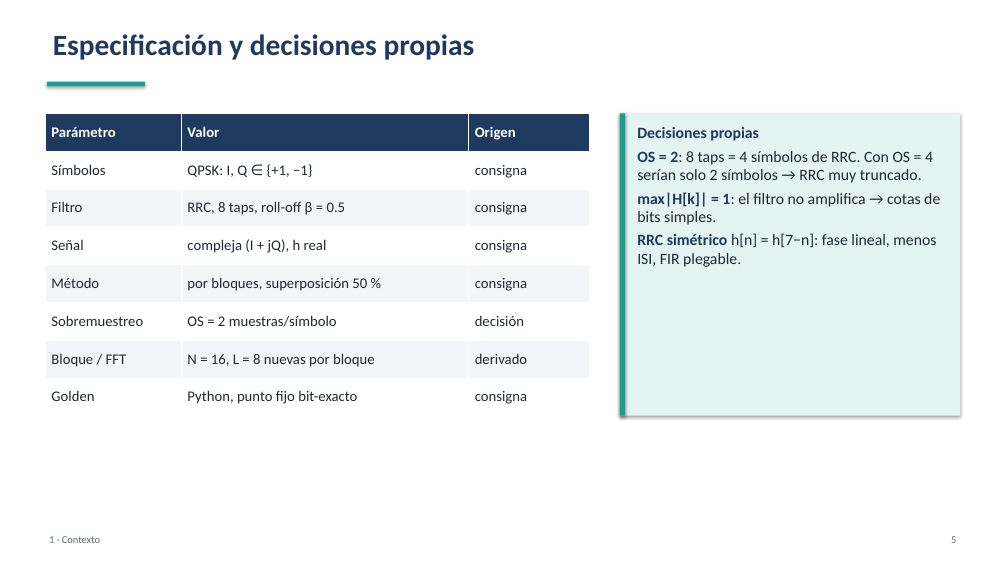
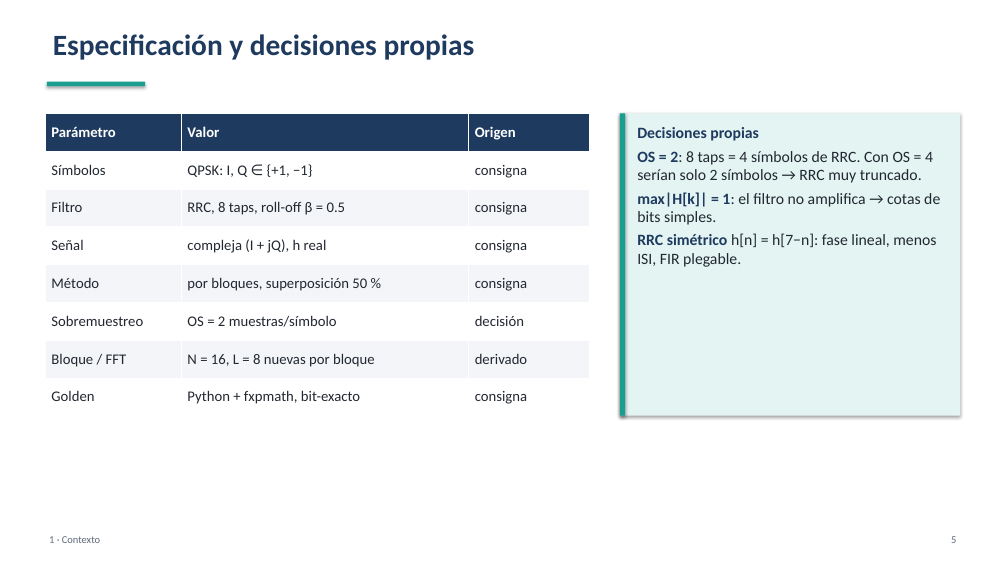
Before and after one commit to GarciaBigi/Complex_Digital_Filter, a slide deck: slide 5 of Golden_model/frec_pf/docs/golden_model_resumen.pptx. Drawn at 1008x567 pixels with LibreOffice and Linux fonts; fonts in the diff are those of the drawing. Boxes give left, top, right and bottom in pixels: in the first picture for what was removed or moved away, otherwise in the second. Text is boxed around its words. In the diff, an @@ line names an element or a change of style, - is before the commit and + after.

```diff
--- a/Golden_model/frec_pf/docs/golden_model_resumen.pptx
+++ b/Golden_model/frec_pf/docs/golden_model_resumen.pptx
@@ table at box(45, 113, 590, 416) @@
-row 8, column 2: Python, punto fijo bit-exacto
+row 8, column 2: Python + fxpmath, bit-exacto
```
Also in this commit, not shown: 18 other slides changed, 1 slide added, 7 other files.
